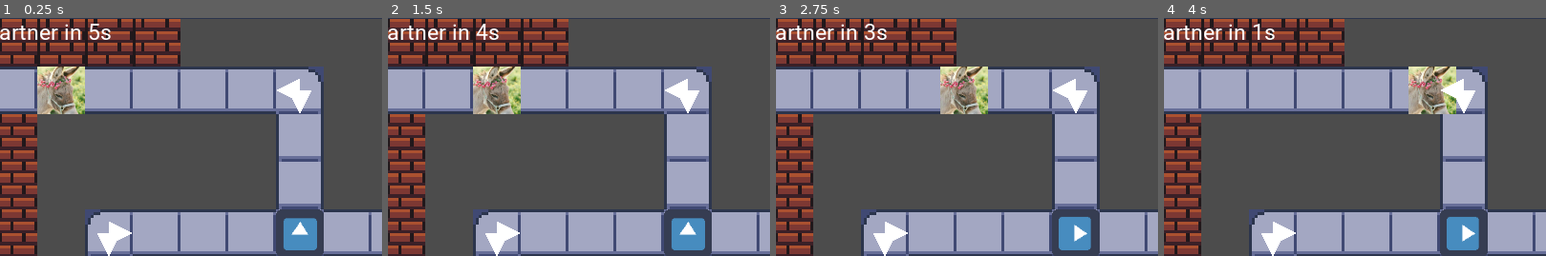
Above: before the commit, frames 1-4 (left to right).
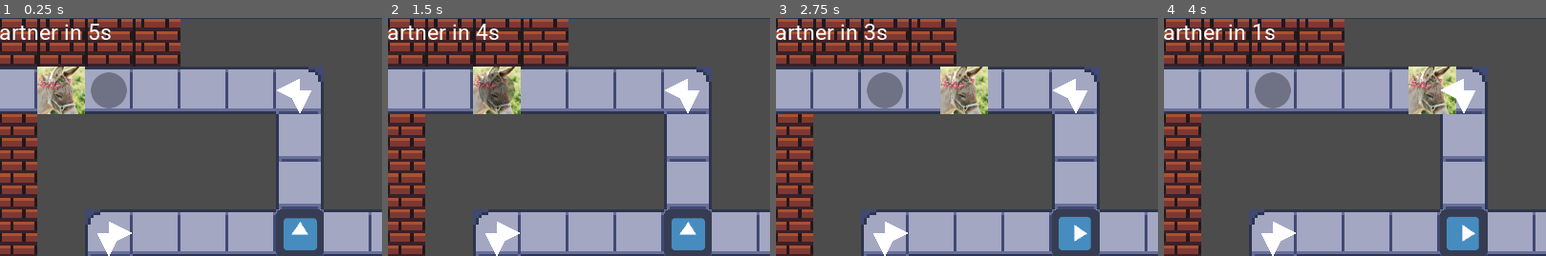
Above: after the commit, the same moments.

Repository: allemansratten/sos
Game: Godot game, scene res://scenes/Game.tscn
The game is run twice, just before and just after one commit, with the same random seed, the same clock (stepped at 60 frames per second) and the same inputs. The engine's default icon, where the game draws it, is replaced by a stand-in: a white triangle on a blue panel in a dark square.
Inputs (mouse positions are % of the whole screen's width and height, from its top left):
- Up to frame 1 (0.25 s): no input
- Up to frame 2 (1.5 s): tap Enter at 0.5 s; move the mouse to (28, 95) at 0.52 s; click (28, 95) at 0.67 s; move the mouse to (78, 55) at 1.27 s; click (78, 55) at 1.42 s
- Up to frame 3 (2.75 s): move the mouse to (53, 55) at 2.02 s; click (53, 55) at 2.17 s
- Up to frame 4 (4 s): move the mouse to (45, 70) at 2.77 s; click (45, 70) at 2.92 s; move the mouse to (80, 65) at 3.52 s; click (80, 65) at 3.67 s
The pictures show only the part of the screen within x 14-64%, y 10-60%; the shares and areas given below are measured in that part.

The runs differ from the first frame. In frame 1, 1.1% of the frame differs, in the area x 23-34%, y 22-38%; in frame 2, 1.1%; in frame 3, 1.1%; in frame 4, 1.1%.

Commit message:
place stub

Diff:
--- a/scenes/Game.tscn
+++ b/scenes/Game.tscn
@@ -7,6 +7,7 @@
 [ext_resource path="res://scripts/gamescene_root.gd" type="Script" id=5]
 [ext_resource path="res://scenes/Partner.tscn" type="PackedScene" id=6]
 [ext_resource path="res://scenes/FixedCrossroads.tscn" type="PackedScene" id=7]
+[ext_resource path="res://scenes/Place.tscn" type="PackedScene" id=8]
 
 [sub_resource type="DynamicFont" id=1]
 size = 30
@@ -86,3 +87,8 @@
 [node name="MapCamera" type="Camera2D" parent="."]
 offset = Vector2( -32, -32 )
 anchor_mode = 0
+
+[node name="AllPlaces" type="Node" parent="."]
+
+[node name="Place" parent="AllPlaces" instance=ExtResource( 8 )]
+position = Vector2( 256, 128 )
--- a/resources/donkey.png.import
+++ b/scenes/Place.tscn
@@ -1,35 +1,22 @@
-[remap]
+[gd_scene load_steps=4 format=2]
 
-importer="texture"
-type="StreamTexture"
-path="res://.import/donkey.png-f0e88a59ac710e2f02a00b8839e3b034.stex"
-metadata={
-"vram_texture": false
+[ext_resource path="res://resources/place_spot.png" type="Texture" id=1]
+[ext_resource path="res://scripts/place.gd" type="Script" id=2]
+
+[sub_resource type="RectangleShape2D" id=1]
+extents = Vector2( 32, 32 )
+
+[node name="Place" type="Area2D" groups=["places"]]
+position = Vector2( 32, 32 )
+script = ExtResource( 2 )
+
+[node name="CollisionShape2D" type="CollisionShape2D" parent="."]
+scale = Vector2( 0.5, 0.5 )
+shape = SubResource( 1 )
+__meta__ = {
+"_edit_group_": true
 }
 
-[deps]
-
-source_file="res://resources/donkey.png"
-dest_files=[ "res://.import/donkey.png-f0e88a59ac710e2f02a00b8839e3b034.stex" ]
-
-[params]
-
-compress/mode=0
-compress/lossy_quality=0.7
-compress/hdr_mode=0
-compress/bptc_ldr=0
-compress/normal_map=0
-flags/repeat=0
-flags/filter=true
-flags/mipmaps=false
-flags/anisotropic=false
-flags/srgb=2
-process/fix_alpha_border=true
-process/premult_alpha=false
-process/HDR_as_SRGB=false
-process/invert_color=false
-process/normal_map_invert_y=false
-stream=false
-size_limit=0
-detect_3d=true
-svg/scale=1.0
+[node name="Sprite" type="Sprite" parent="."]
+scale = Vector2( 0.75, 0.75 )
+texture = ExtResource( 1 )
--- a/scripts/partner.gd
+++ b/scripts/partner.gd
@@ -128,7 +128,8 @@
 		other.is_being_hit = true
 	elif other.is_in_group("crossroads"):
 		collide_with_crossroads(other)
-
+	elif other.is_in_group("places"):
+		other.collide(self)
 
 func get_direction():
 	if dir_y == -1:
--- /dev/null
+++ b/scripts/place.gd
@@ -0,0 +1,6 @@
+extends Area2D
+
+export(String) var place
+
+func collide(partner):
+	print("colliding with partner", place, partner.goal)
Binary file added: resources/place_spot.png
Not shown, added: resources/place_spot.png.import
Binary file added: resources/places_tiles.png
Not shown, added: resources/places_tiles.png.import
Not shown: 1 places in scenes/Game.tscn that only renumber resources
